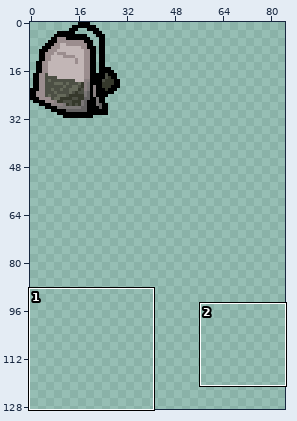
Sprite sheet, stored at Shattered Symbols/resources/gfx/items/pickup/TeaBag.png. Above: a wide view before the commit, with the close-up outlined.
Close-up. Earlier state:
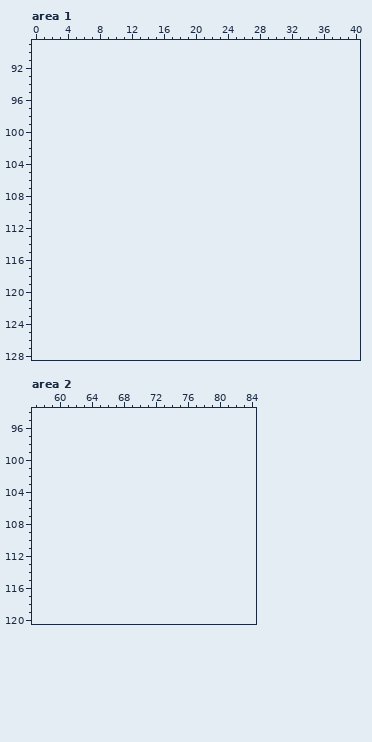
The file is 32x32 pixels. Shown: area 1: x 0..40, y 89..128; area 2: x 57..84, y 94..120. The old version is drawn lined up with the new one, on the new canvas. The wide view leaves out empty margins.
The same view after the edit:
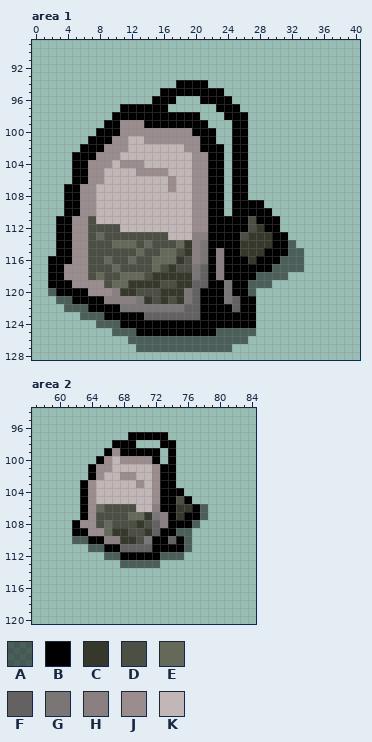
Palette (. is transparent): A #00000080  B #000000  C #35382b  D #4c4f44  E #65695a  F #636161  G #7a7676  H #8a8081  J #9b8d8e  K #c2b6b6
Difference:
canvas 32x32 -> 86x129, the old top-left corner now at -2,0 (the part of the old canvas that was cut away was empty and is not shown)
--- area 1
@@ x 0..40 @@
  93 .........................................
- 94 .........................................
- 95 .........................................
- 96 .........................................
- 97 .........................................
- 98 .........................................
- 99 .........................................
-100 .........................................
-101 .........................................
-102 .........................................
-103 .........................................
-104 .........................................
-105 .........................................
-106 .........................................
-107 .........................................
-108 .........................................
-109 .........................................
-110 .........................................
-111 .........................................
-112 .........................................
-113 .........................................
-114 .........................................
-115 .........................................
-116 .........................................
-117 .........................................
-118 .........................................
-119 .........................................
-120 .........................................
-121 .........................................
-122 .........................................
-123 .........................................
-124 .........................................
-125 .........................................
-126 .........................................
-127 .........................................
+ 94 ..................BBBB...................
+ 95 ................BBBBBBBB.................
+ 96 ...............BBB...BBBB................
+ 97 ...........BBBBBB......BBB...............
+ 98 ..........BBBBBBBBBBB...BBB..............
+ 99 .........BBJJJBBBBBBBB...BB..............
+100 ........BBBJJJJJJJJJBBB..BB..............
+101 .......BBBJJKKJJJJJJJBB..BB..............
+102 ......BBBJJJKKKKKKKJJBBB.BB..............
+103 .....BBBJJJKKKKKKKKKJJBB.BB..............
+104 .....BBJJJKJJJKKKKKKJJBB.BB..............
+105 .....BBJJKKKKJJJJKKKJJBB.BB..............
+106 .....BBJJKKKKKKKKJKKJJBB.BB..............
+107 ....BBJJKKKKKKKKKJKKJJBB.BB..............
+108 ....BBJJKKKKKKKKKKKKJJBB.BB..............
+109 ....BBJJKKKKKKKKKKKKJJBB.BBBB............
+110 ....BBJJKKKKKKKKKKKKJJBB.BBBBB...........
+111 ...BBJJDKKKKKKKKKKKKJJBBBBBDBBB..........
+112 ...BBJJDDDDKKKKKKKKKJJBBBBBDCBB..........
+113 ...BBJJDEDDDDDDDDKKKHHBBBBDCCCBB.........
+114 ...BBJJDDDEEEDEDDDECHGBBBBCCCCBBA........
+115 ...BBJJDDDDDDEDDEEDCHGBHBBCCCBBBAA.......
+116 ..BBBJJDDEDDEDDEEECDHGBHBBBCBBBAAA.......
+117 ..BBJJJDDDEDDDDEDCDDGFBHBBBBBBAAAA.......
+118 ..BBJJJDEDDEEEDCCCCCGFBHBBBBAAAA.........
+119 ..BBBJJJJDEECCCCDDCCFFBBGBBAAA...........
+120 ..ABBBBJJJHCCDDDCCCGFBBBGBBA.............
+121 ...AABBBBHHHHGCDCDCGFBBBGFBB.............
+122 ....AAABBBBGGGGGGGGFFBBBBFBB.............
+123 ......AAABBBBBFFFFFFFBBBBBBB.............
+124 ........AAABBBBBBBBBBBBBBBBB.............
+125 ..........AAABBBBBBBBBBAAAAA.............
+126 ............AAAAAAAAAAAAAAA..............
+127 .............AAAAAAAAAAAA................
 128 .........................................
--- area 2
@@ x 57..84 @@
  96 ............................
- 97 ............................
- 98 ............................
- 99 ............................
-100 ............................
-101 ............................
-102 ............................
-103 ............................
-104 ............................
-105 ............................
-106 ............................
-107 ............................
-108 ............................
-109 ............................
-110 ............................
-111 ............................
-112 ............................
-113 ............................
+ 97 ............BBBBB...........
+ 98 ..........BBB...BB..........
+ 99 .........BJBBBBB.B..........
+100 ........BJKJJJJB.B..........
+101 .......BJJKKKKKJBB..........
+102 .......BJKKJJKKJBB..........
+103 ......BJKKKKKJKJBB..........
+104 ......BJKKKKKKKJBBB.........
+105 ......BJKKKKKKKJBBDB........
+106 ......BJEDDDDKKHBBCCBA......
+107 ......BJDDDDEECGHBCBBA......
+108 .....BJJDEDDDCDFHBBBA.......
+109 .....BBJJECCDDCFBBAA........
+110 .....AABBHHCCDGBBFBA........
+111 .......AABBFFFFBBBBA........
+112 .........AABBBBBAAA.........
+113 ...........AAAAA............
 114 ............................
Changed places in both close-ups, as pixel boxes (x1, y1, x2, y2):
added: (48, 80, 304, 352)
added: (72, 432, 208, 568)
